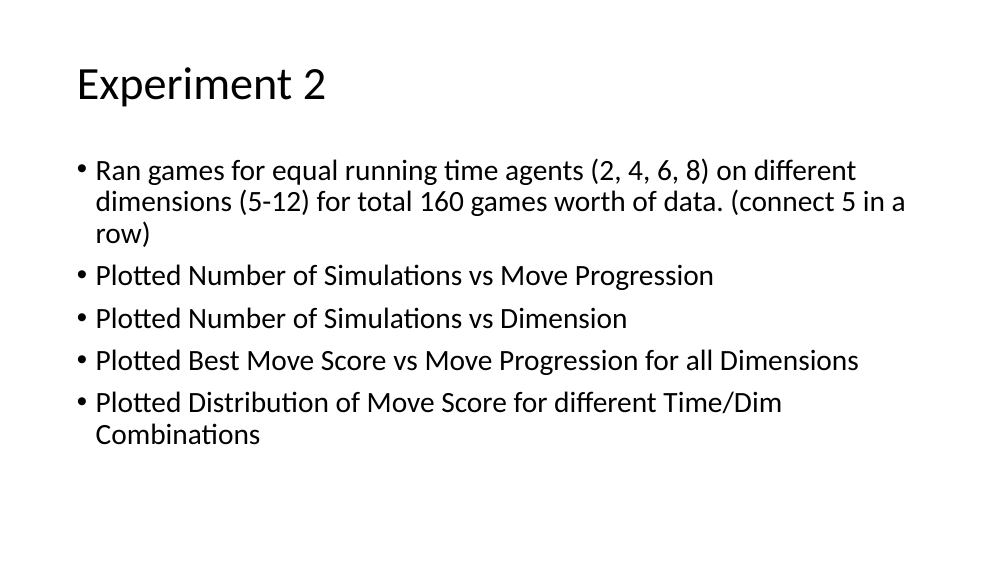
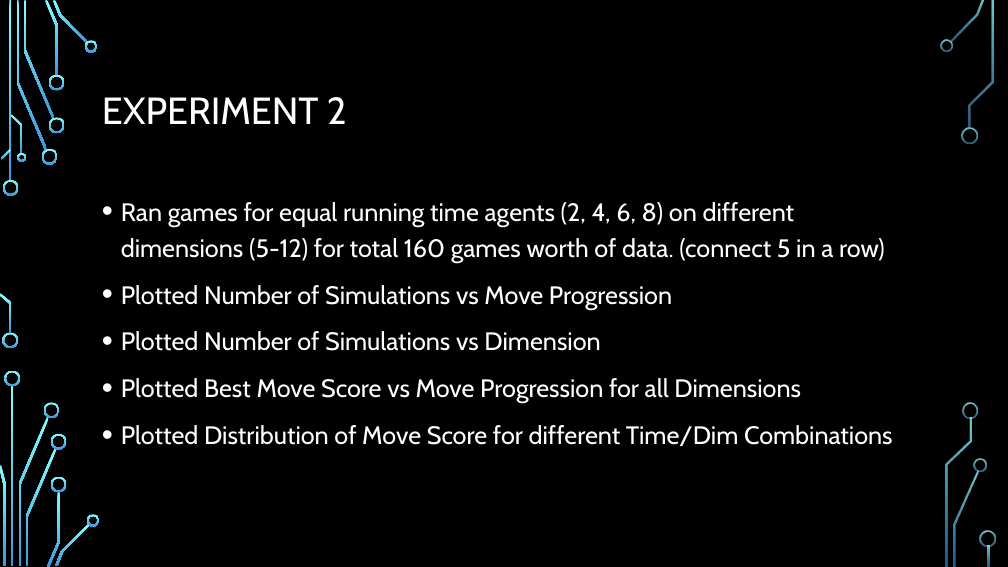
Before and after one commit to Ha5hBr0wn/CS4701, a slide deck: slide 12 of FinalPresentation.pptx. Drawn at 1008x567 pixels with LibreOffice and Linux fonts; fonts in the diff are those of the drawing; background and template pictures are left out. Boxes give left, top, right and bottom in pixels: in the first picture for what was removed or moved away, otherwise in the second. Text is boxed around its words. In the diff, an @@ line names an element or a change of style, - is before the commit and + after.

```diff
--- a/FinalPresentation.pptx
+++ b/FinalPresentation.pptx
@@ background #FFFFFF to picture (left out) @@
@@ title at <box>102,97,347,124</box>: text changed; size 44 to 36 pt; font Calibri to Cabin; text colour #000000 to #FFFFFF @@
-Experiment 2
+EXPERIMENT 2
@@ text "Ran games for equal running ...": place and size @@
-text "Ran games for equal running ..." at <box>96,158,906,445</box>
+text "Ran games for equal running ..." at <box>121,202,893,446</box>
@@ text "Ran games for equal running ..." at <box>121,202,893,446</box>: size 28 to 24 pt, font Calibri to Cabin, text colour #000000 to #FFFFFF; line spacing 0.9 to 1.2 @@
@@ group added at <box>0,0,996,567</box>: 33 freeform shapes, 3 rectangles @@
```
Also in this commit, not shown: 18 other slides changed.
